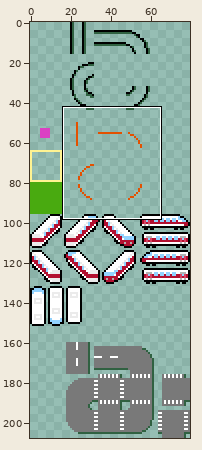
Two states of a sprite sheet, resource/tiles.png. The picture above shows the old version from afar; the outline marks the close-up.
Close-up. Earlier state:
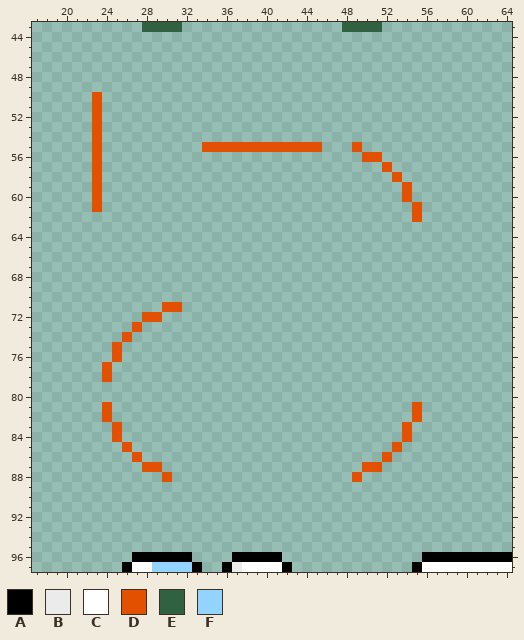
The file is 80x208 pixels. Shown: x 17..64, y 43..97.
Palette (. is transparent): A #000000  B #ebebeb  C #ffffff  D #e35100  E #306141  F #92d3ff
Pixels before (only the part around the change), first column x 17:
43 ...........EEEE................EEEE............
44 ...............................................
45 ...............................................
46 ...............................................
47 ...............................................
48 ...............................................
49 ...............................................
50 ......D........................................
51 ......D........................................
52 ......D........................................
53 ......D........................................
54 ......D........................................
55 ......D..........DDDDDDDDDDDD...D..............
56 ......D..........................DD............
57 ......D............................D...........
58 ......D.............................D..........
59 ......D..............................D.........
60 ......D..............................D.........
61 ......D...............................D........
62 ......................................D........
63 ...............................................
64 ...............................................
65 ...............................................
66 ...............................................
67 ...............................................
68 ...............................................
69 ...............................................
70 ...............................................
71 .............DD................................
72 ...........DD..................................
73 ..........D....................................
74 .........D.....................................
75 ........D......................................
76 ........D......................................
77 .......D.......................................
78 .......D.......................................
79 ...............................................
80 ...............................................
81 .......D..............................D........
82 .......D..............................D........
83 ........D............................D.........
84 ........D............................D.........
85 .........D..........................D..........
86 ..........D........................D...........
87 ...........DD....................DD............
88 .............D..................D..............
89 ...............................................
90 ...............................................
91 ...............................................
92 ...............................................
93 ...............................................
94 ...............................................
95 ...............................................
96 ..........AAAAAA....AAAAA..............AAAAAAAA
And afterwards:
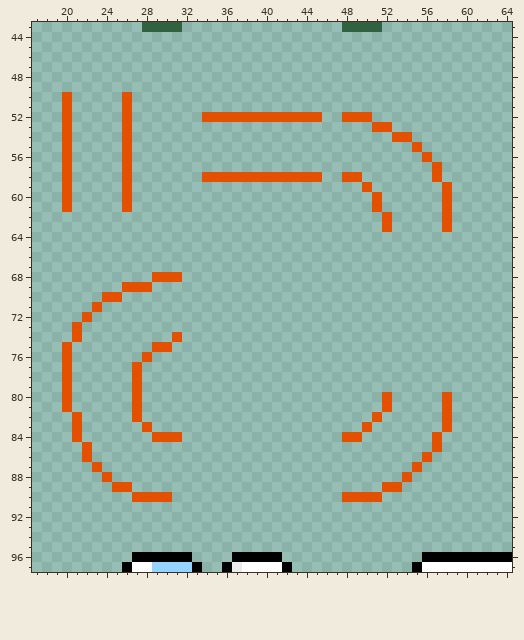
Commit message: make switch connection sprites clearer
From old to new:
The edit adds colour D in rows 50 to 51 at x 20 and 26; in row 52 at x 20, 26, 34 to 45 and 48 to 50; in row 53 at x 20, 26 and 51 to 52; in row 54 at x 20, 26 and 53 to 54; in row 55 at x 20, 26 and 55; in row 56 at x 20, 26 and 56.
The edit adds colour D in row 57 at x 20, 26 and 57; in row 58 at x 20, 26, 34 to 45, 48 to 49 and 57; in row 59 at x 20, 26, 50 and 58; in rows 60 to 61 at x 20, 26, 51 and 58; in rows 62 to 63 at x 52 and 58; in row 68 at x 29 to 31.
The edit adds colour D in row 69 at x 26 to 28; in row 70 at x 24 to 25; in row 71 at x 23; in row 72 at x 22; in row 73 at x 21; in row 74 at x 21 and 31.
The edit adds colour D in row 75 at x 20 and 29 to 30; in row 76 at x 20 and 28; in rows 77 to 79 at x 20 and 27; in rows 80 to 81 at x 20, 27, 52 and 58; in row 82 at x 21, 27, 51 and 58; in row 83 at x 21, 28, 50 and 58.
The edit adds colour D in row 84 at x 21, 29 to 31, 48 to 49 and 57; in row 85 at x 22 and 57; in row 86 at x 22 and 56; in row 87 at x 23 and 55; in row 88 at x 24 and 54; in row 89 at x 25 to 26 and 52 to 53.
The edit adds colour D in row 90 at x 27 to 30 and 48 to 51.
The author cleared colour D in rows 50 to 54 at x 23; in row 55 at x 23, 34 to 45 and 49; in row 56 at x 23 and 50 to 51; in row 57 at x 23 and 52; in row 58 at x 23 and 53; in rows 59 to 60 at x 23 and 54.
The author cleared colour D in row 61 at x 23 and 55; in row 62 at x 55; in row 71 at x 30 to 31; in row 72 at x 28 to 29; in row 73 at x 27; in row 74 at x 26.
The author cleared colour D in rows 75 to 76 at x 25; in rows 77 to 78 at x 24; in rows 81 to 82 at x 24 and 55; in rows 83 to 84 at x 25 and 54; in row 85 at x 26 and 53; in row 86 at x 27 and 52.
The author cleared colour D in row 87 at x 28 to 29 and 50 to 51; in row 88 at x 30 and 49.
Boxes around the changes in both close-ups, in picture pixels (x1, y1, x2, y2):
changed: (62, 92, 132, 212)
changed: (202, 112, 452, 232)
changed: (62, 272, 182, 502)
changed: (342, 392, 452, 502)
